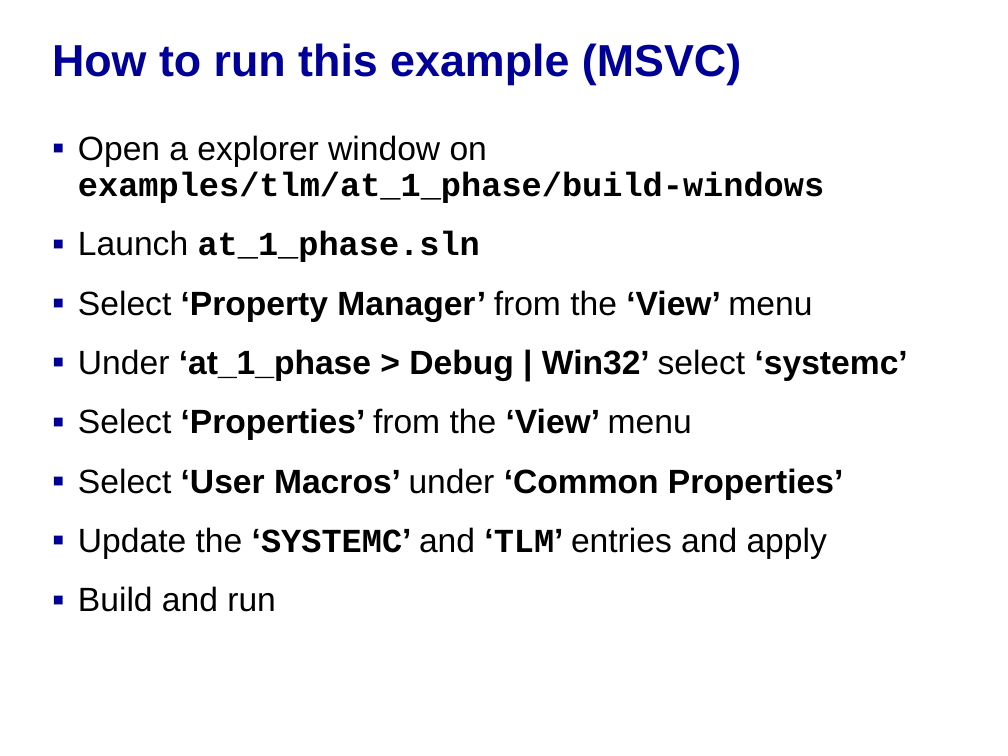
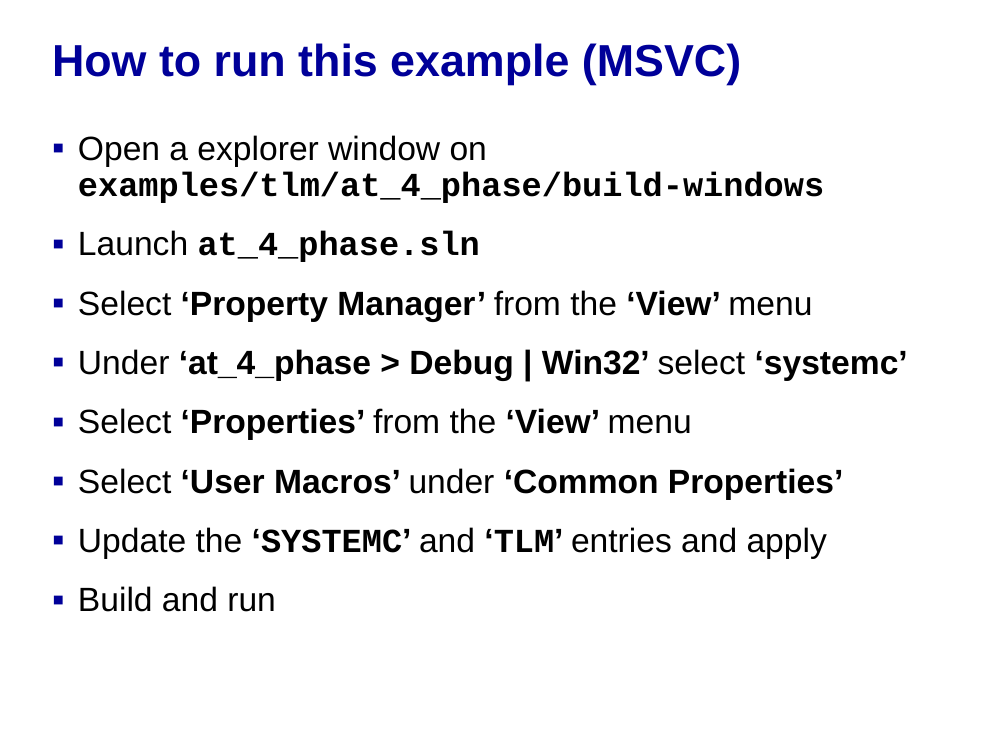
Before and after one commit to accellera-official/systemc, a slide deck: slide 5 of examples/tlm/at_4_phase/docs/at_4_phase_example.ppt. Drawn at 1008x756 pixels with LibreOffice and Linux fonts; fonts in the diff are those of the drawing; background and template pictures are left out. Boxes give left, top, right and bottom in pixels: in the first picture for what was removed or moved away, otherwise in the second. Text is boxed around its words. In the diff, an @@ line names an element or a change of style, - is before the commit and + after.

```diff
--- a/examples/tlm/at_4_phase/docs/at_4_phase_example.ppt
+++ b/examples/tlm/at_4_phase/docs/at_4_phase_example.ppt
@@ text at (78,135,824,262): text changed @@
-▪ Open a explorer window on
-  examples/tlm/at_1_phase/build-windows
-▪ Launch at_1_phase.sln
+▪ Open a explorer window on
+  examples/tlm/at_4_phase/build-windows
+▪ Launch at_4_phase.sln
@@ text at (78,349,908,381): text changed @@
-▪ Under ‘at_1_phase > Debug | Win32’ select ‘systemc’
+▪ Under ‘at_4_phase > Debug | Win32’ select ‘systemc’
```
Also in this commit, not shown: 8 other slides changed, 2 slides added, 3 other files.
